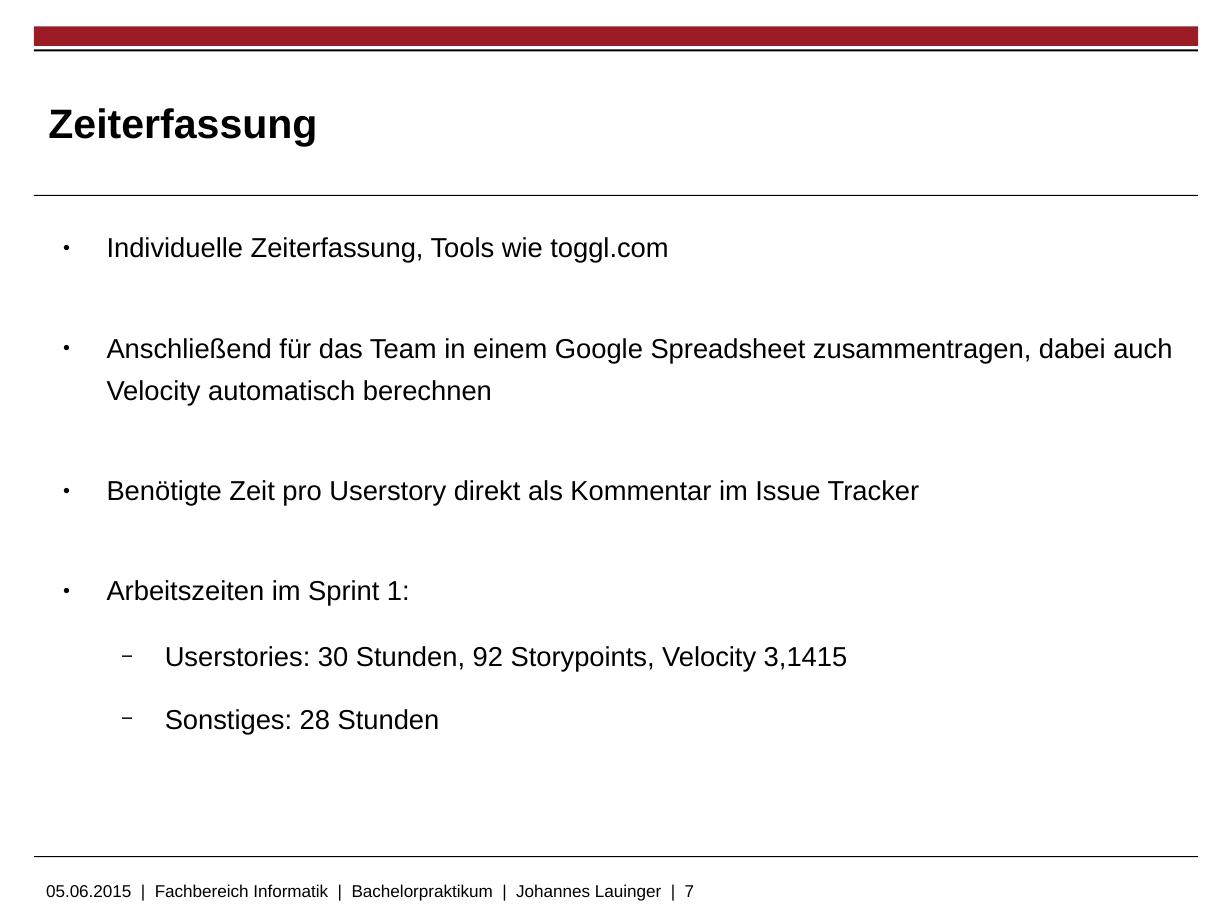
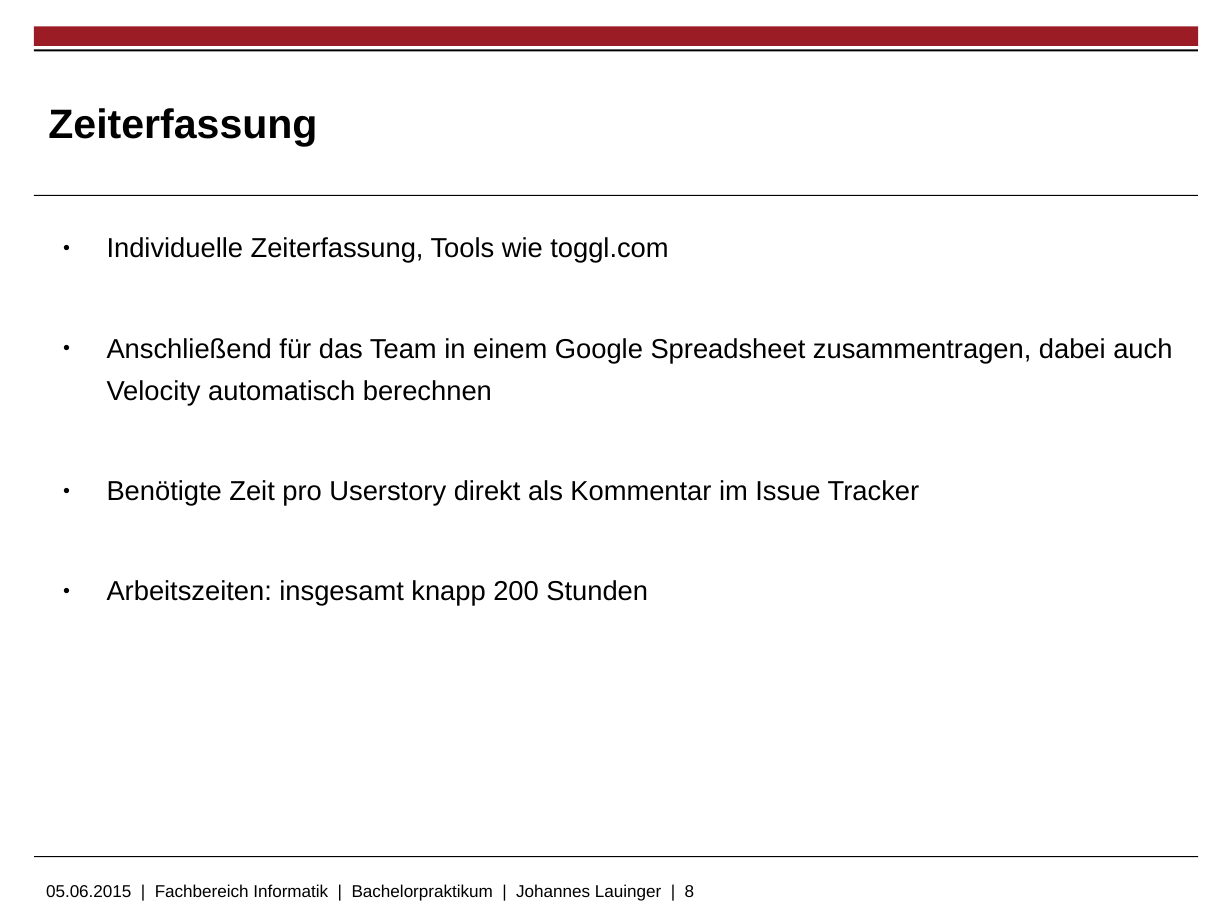
Before and after one commit to bonfire-chat/bonfire-chat-android, a slide deck: slide 8 of Vortrag/bonfire-folien-johannes.odp (slide 7 before the commit). Drawn at 1232x924 pixels with LibreOffice and Linux fonts; fonts in the diff are those of the drawing; background and template pictures are left out. Boxes give left, top, right and bottom in pixels: in the first picture for what was removed or moved away, otherwise in the second. Text is boxed around its words. In the diff, an @@ line names an element or a change of style, - is before the commit and + after.

```diff
--- a/Vortrag/bonfire-folien-johannes.odp
+++ b/Vortrag/bonfire-folien-johannes.odp
@@ text at [107, 580, 648, 606]: text changed @@
-● Arbeitszeiten im Sprint 1:
-  − Userstories: 30 Stunden, 92 Storypoints, Velocity 3,1415
-  − Sonstiges: 28 Stunden
+● Arbeitszeiten: insgesamt knapp 200 Stunden
@@ text at [46, 884, 695, 901]: text changed @@
-05.06.2015 | Fachbereich Informatik | Bachelorpraktikum | Johannes Lauinger | 7
+05.06.2015 | Fachbereich Informatik | Bachelorpraktikum | Johannes Lauinger | 8
```
Also in this commit, not shown: 3 other slides changed, 2 slides added, 1 slide removed, 1 other file.
